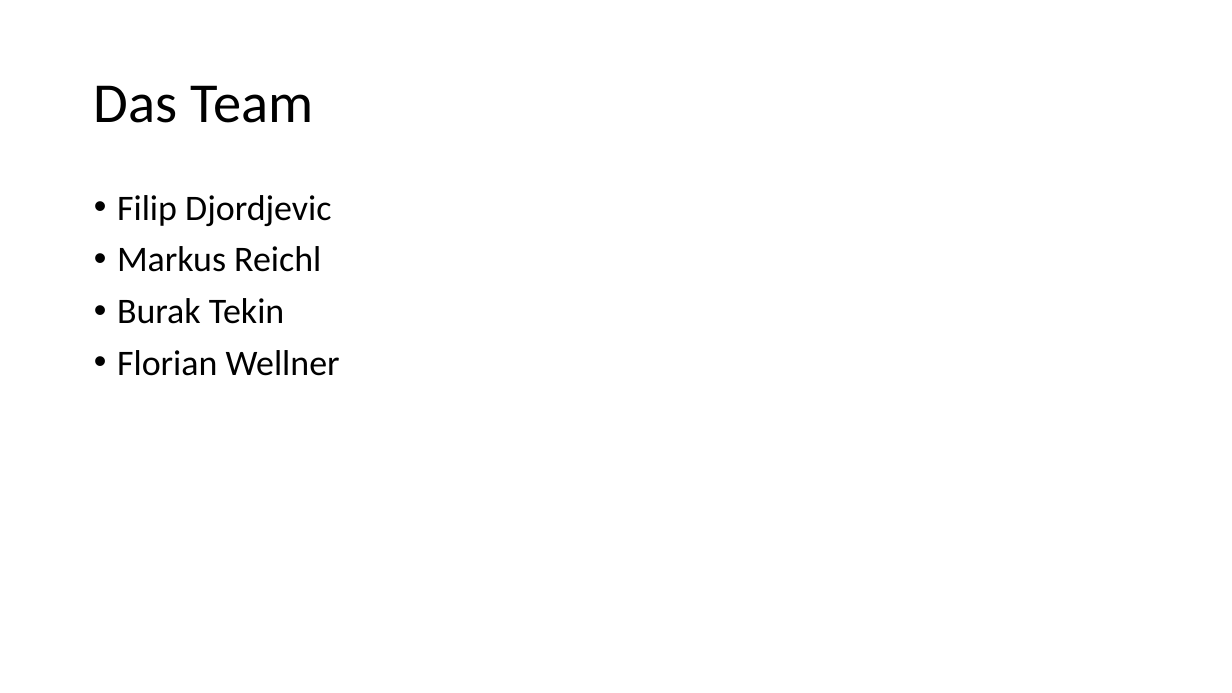
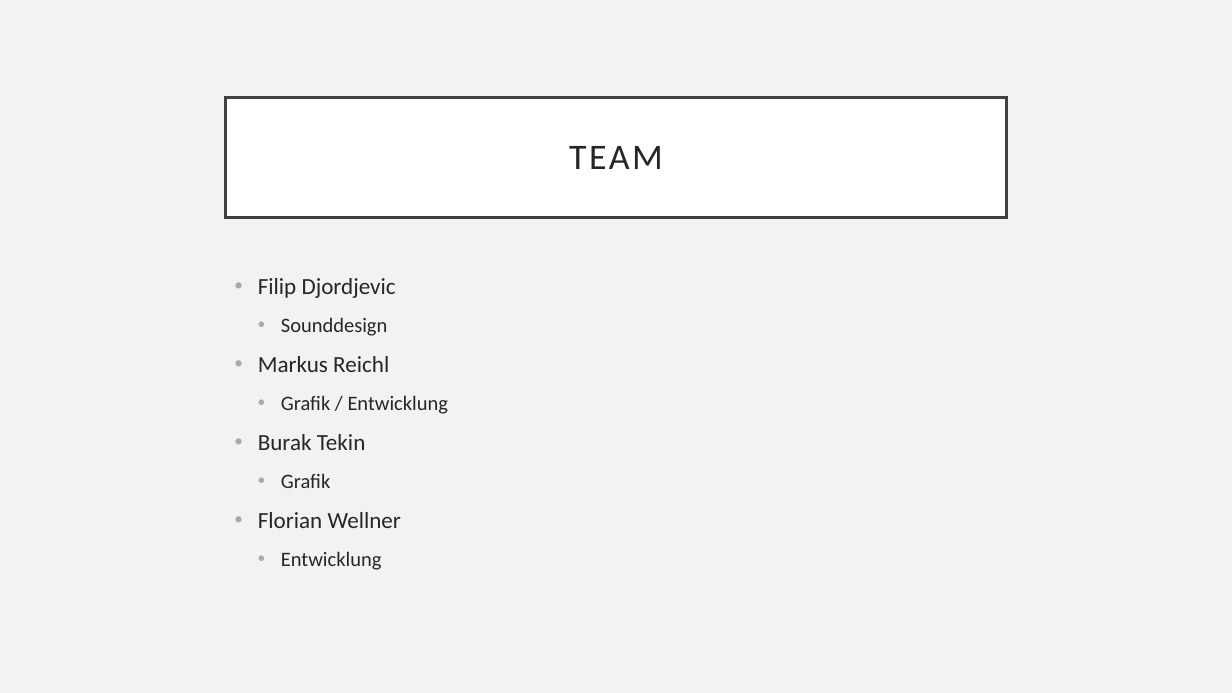
Before and after one commit to mreichl-tgm/hero, a slide deck: slide 9 of docs/project-presentation.pptx (slide 8 before the commit). Drawn at 1232x693 pixels with LibreOffice and Linux fonts; fonts in the diff are those of the drawing. Boxes give left, top, right and bottom in pixels: in the first picture for what was removed or moved away, otherwise in the second. Text is boxed around its words. In the diff, an @@ line names an element or a change of style, - is before the commit and + after.

```diff
--- a/docs/project-presentation.pptx
+++ b/docs/project-presentation.pptx
@@ background #FFFFFF to #F2F2F2 @@
@@ title "TEAM": place and size @@
-title "TEAM" at (94,85,314,123)
+title "TEAM" at (226,97,1006,217)
@@ title "TEAM" at (226,97,1006,217): fill none to #FFFFFF; outline none to #404040 2.5 pt @@
@@ title at (569,146,663,169): text changed; size 44 to 28 pt; text colour #000000 to #262626 @@
-Das Team
+TEAM
@@ text "Filip Djordjevic": place and size @@
-text "Filip Djordjevic" at (117,195,340,376)
+text "Filip Djordjevic" at (258,278,448,570)
@@ text at (258,278,401,528): size 28 to 18 pt, text colour #000000 to #262626 in "Filip Djordjevic", "Markus Reichl", "Burak Tekin", "Florian Wellner"; line spacing 0.9 to 1 @@
@@ text at (281,317,387,336): paragraph added @@
+  • Sounddesign
@@ text at (281,395,448,414): paragraph added @@
+  • Grafik / Entwicklung
@@ text at (281,473,330,488): paragraph added @@
+  • Grafik
@@ text at (281,551,381,570): paragraph added @@
+  • Entwicklung
```
Also in this commit, not shown: 6 other slides changed, 2 slides added, 1 slide removed.
